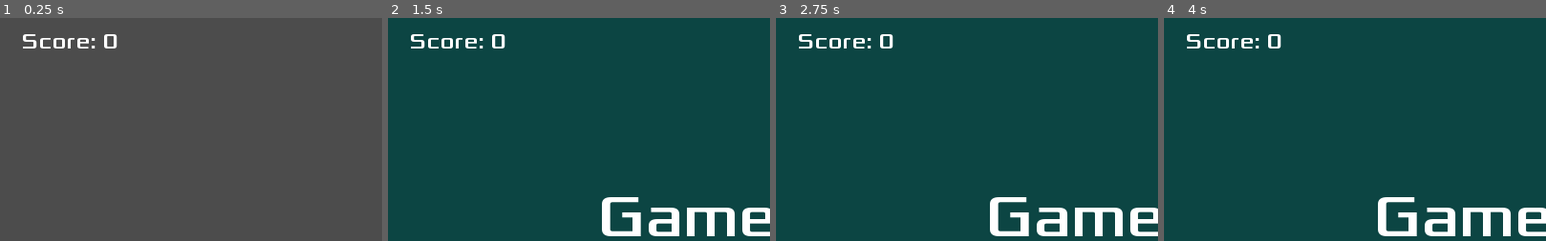
Above: before the commit, frames 1-4 (left to right).
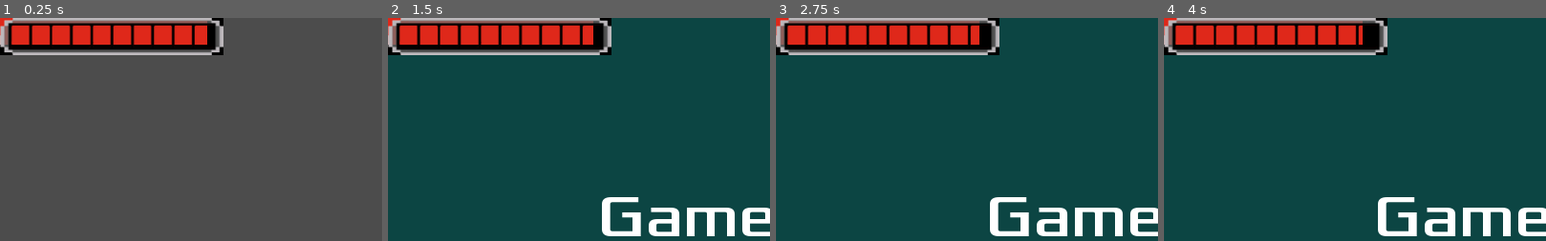
Above: after the commit, the same moments.

Repository: Gaspary23/Sombras_da_Familia
Game: Godot game, scene res://Game/Game.tscn
Two runs of this game, one before a commit and one after it. Both use one fixed random seed, a clock stepped at 60 frames per second and the inputs below.
Inputs:
- Up to frame 1 (0.25 s): no input
- Up to frame 2 (1.5 s): tap Enter at 0.5 s; hold Right (right) 0.53-1.28 s; tap E (interact) at 0.6 s; hold Left (left) from 1.28 s (still down); tap X at 1.35 s
- Up to frame 3 (2.75 s): tap Space at 2 s; release Left (left) at 2.03 s; hold Right (right) from 2.03 s (still down); tap E (interact) at 2.1 s
- Up to frame 4 (4 s): tap Enter at 2.75 s; tap X at 2.85 s; tap Space at 3.5 s; release Right (right) at 3.53 s; hold Left (left) from 3.53 s (still down); tap E (interact) at 3.6 s
The pictures show only the part of the screen within x 0-50%, y 0-50%; the shares and areas given below are measured in that part.

The runs differ from the first frame. In frame 1, 8.9% of the frame differs, in the area x 0-59%, y 0-17%; in frame 2, 9.8%; in frame 3, 9.8%; in frame 4, 9.8%.

Commit message:
feat: 1st progress bar

Diff:
--- a/Game/Game.tscn
+++ b/Game/Game.tscn
@@ -1,13 +1,11 @@
-[gd_scene load_steps=6 format=2]
+[gd_scene load_steps=7 format=2]
 
 [ext_resource path="res://Levels/Level1.tscn" type="PackedScene" id=1]
-[ext_resource path="res://Fonts/Xolonium-Regular.ttf" type="DynamicFontData" id=3]
+[ext_resource path="res://GFX/Under.png" type="Texture" id=2]
+[ext_resource path="res://GFX/Over_Sanity.png" type="Texture" id=3]
 [ext_resource path="res://Game/HUD.gd" type="Script" id=4]
 [ext_resource path="res://Game/Game.gd" type="Script" id=5]
-
-[sub_resource type="DynamicFont" id=2]
-size = 30
-font_data = ExtResource( 3 )
+[ext_resource path="res://GFX/Over.png" type="Texture" id=6]
 
 [node name="Game" type="Node2D"]
 script = ExtResource( 5 )
@@ -34,14 +32,22 @@
 [node name="HUD" type="CanvasLayer" parent="." groups=["HUD"]]
 script = ExtResource( 4 )
 
-[node name="Score" type="Label" parent="HUD"]
-margin_left = 28.0
-margin_top = 13.0
-margin_right = 158.0
-margin_bottom = 50.0
-custom_fonts/font = SubResource( 2 )
-text = "Score: 0"
+[node name="Sanity" type="Control" parent="HUD"]
+margin_right = 40.0
+margin_bottom = 40.0
+
+[node name="Sanity_Progress" type="TextureProgress" parent="HUD/Sanity"]
+margin_right = 40.0
+margin_bottom = 40.0
+value = 100.0
+texture_under = ExtResource( 2 )
+texture_over = ExtResource( 6 )
+texture_progress = ExtResource( 3 )
+
+[node name="Sanity_Timer" type="Timer" parent="HUD/Sanity"]
+autostart = true
 
 [connection signal="input_event" from="Level1/Player" to="Level1/Player" method="_on_Player_input_event"]
+[connection signal="timeout" from="HUD/Sanity/Sanity_Timer" to="HUD" method="_on_Sanity_Timer_timeout"]
 
 [editable path="Level1"]
--- a/Game/HUD.gd
+++ b/Game/HUD.gd
@@ -1,9 +1,7 @@
 extends CanvasLayer
 
-onready var score := 0
-onready var scoreNode = $Score
+onready var sanity_bar = $Sanity/Sanity_Progress
 
 
-func updateScore():
-	score += 1
-	scoreNode.text = "Score: " + str(score)
+func _on_Sanity_Timer_timeout() -> void:
+	sanity_bar.value -=1
--- a/Levels/Level1.tscn
+++ b/Levels/Level1.tscn
@@ -11,7 +11,7 @@
 [node name="Level1" type="Node"]
 
 [node name="Player" parent="." instance=ExtResource( 4 )]
-position = Vector2( 534, 539 )
+position = Vector2( 527, 536 )
 
 [node name="Scenery" type="Node" parent="."]
 
Binary file added: GFX/Over.png
Not shown, added: GFX/Over.png.import
Binary file added: GFX/Over_Cold.png
Not shown, added: GFX/Over_Cold.png.import
Binary file added: GFX/Over_Sanity.png
Not shown, added: GFX/Over_Sanity.png.import
Binary file added: GFX/Over_Sus.png
Not shown, added: GFX/Over_Sus.png.import
Binary file added: GFX/Under.png
Not shown, added: GFX/Under.png.import
